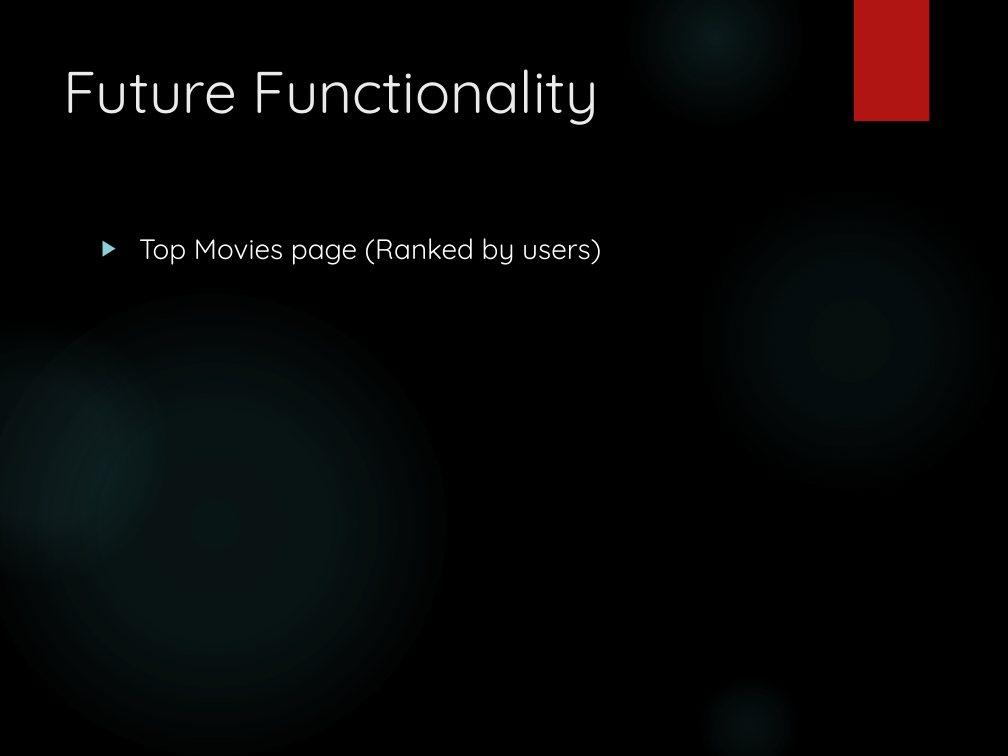
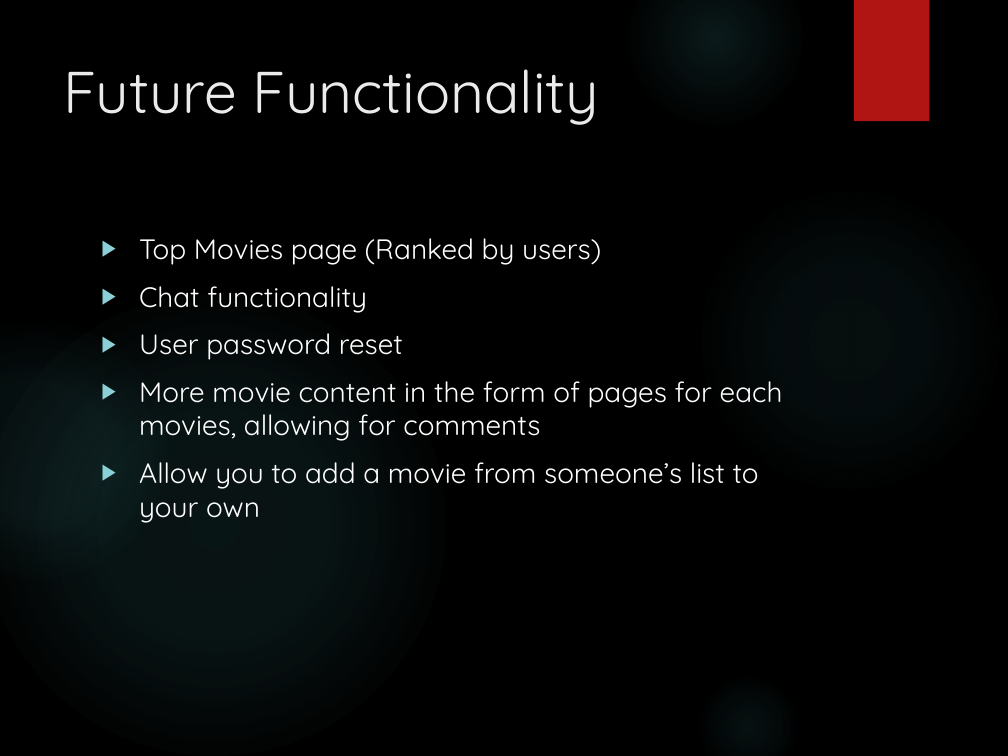
Before and after one commit to a-murph/mymedialist, a slide deck: slide 8 of MyMovieList.pptx. Drawn at 1008x756 pixels with LibreOffice and Linux fonts; fonts in the diff are those of the drawing; background and template pictures are left out. Boxes give left, top, right and bottom in pixels: in the first picture for what was removed or moved away, otherwise in the second. Text is boxed around its words. In the diff, an @@ line names an element or a change of style, - is before the commit and + after.

```diff
--- a/MyMovieList.pptx
+++ b/MyMovieList.pptx
@@ text at (x1=139, y1=286, x2=783, y2=523): paragraphs added @@
+▶ Chat functionality
+▶ User password reset
+▶ More movie content in the form of pages for each movies, allowing for comments
+▶ Allow you to add a movie from someone’s list to your own
```
Also in this commit, not shown: 3 other slides changed.
